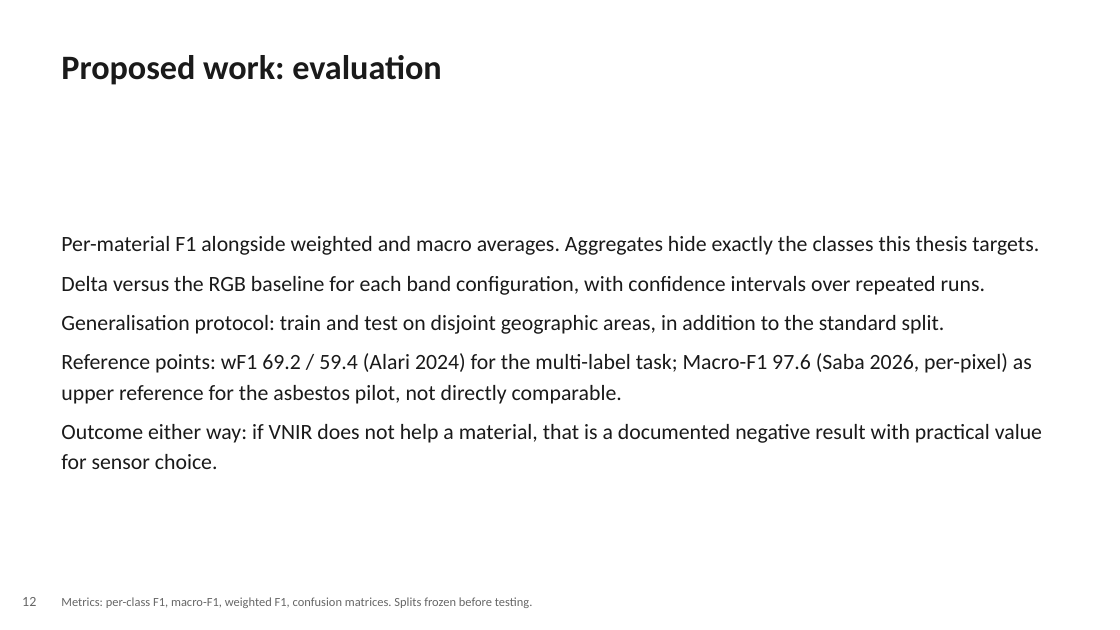
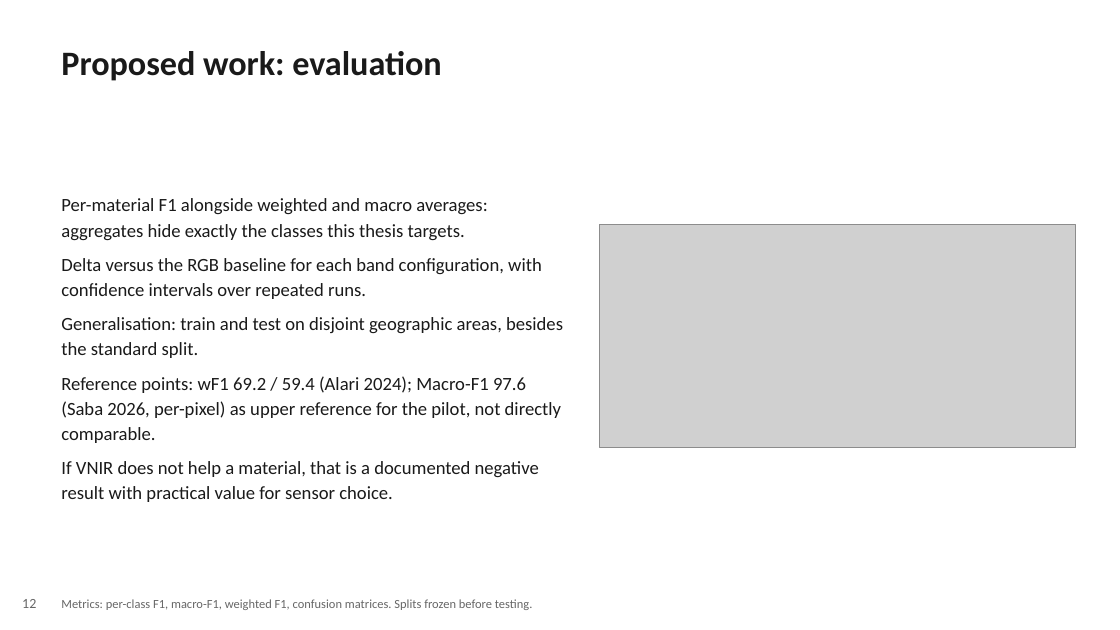
Before and after one commit to alepot55/perivallon-thesis, a slide deck: slide 12 of assets/deck_v7/deck_v7.pptx. Drawn at 1120x630 pixels with LibreOffice and Linux fonts; fonts in the diff are those of the drawing; grey boxes stand for pictures. Boxes give left, top, right and bottom in pixels: in the first picture for what was removed or moved away, otherwise in the second. Text is boxed around its words. In the diff, an @@ line names an element or a change of style, - is before the commit and + after.

Commit message:
deck v7: visual pass — real paper figures + quality diagrams
Per feedback (slides too textual, diagrams below par): 10 of 13 slides now
carry a visual. Real figures extracted from the papers with credit lines:
AerialWaste positive examples (Torres 2023, CC BY) on Context; the Alari
2024 class-sample strip on Materials; a WorldView-3 building-level asbestos
classification example (Bonifazi 2026, CC BY) on material-level related
work. Alari thesis PDF fetched from politesi into the library. New quality
diagrams: task input->model->multi-label output (with a real Alari tile),
literature-search funnel with counts, per-sensor band chart (honest
NIR1/NIR2 overlap), proposal pipeline, evaluation grid schema. All
diagrams QA'd for overflow/clipping and rebuilt where needed.

```diff
--- a/assets/deck_v7/deck_v7.pptx
+++ b/assets/deck_v7/deck_v7.pptx
@@ text "Proposed work: evaluation" at (61, 51, 441, 81): line spacing 1.15 to 1.12 @@
@@ text at (61, 198, 487, 240): text changed; size 14 to 12 pt @@
-Per-material F1 alongside weighted and macro averages. Aggregates hide exactly the classes this thesis targets.
+Per-material F1 alongside weighted and macro averages: aggregates hide exactly the classes this thesis targets.
@@ picture added at (599, 225, 1075, 448) @@
@@ text at (61, 258, 542, 299): size 14 to 12 pt in "Delta versus the RGB baseline for each ..."; line spacing 1.15 to 1.12 @@
@@ text at (61, 317, 563, 502): text changed; size 14 to 12 pt @@
-Generalisation protocol: train and test on disjoint geographic areas, in addition to the standard split.
-Reference points: wF1 69.2 / 59.4 (Alari 2024) for the multi-label task; Macro-F1 97.6 (Saba 2026, per-pixel) as upper reference for the asbestos pilot, not directly comparable.
-Outcome either way: if VNIR does not help a material, that is a documented negative result with practical value for sensor choice.
+Generalisation: train and test on disjoint geographic areas, besides the standard split.
+Reference points: wF1 69.2 / 59.4 (Alari 2024); Macro-F1 97.6 (Saba 2026, per-pixel) as upper reference for the pilot, not directly comparable.
+If VNIR does not help a material, that is a documented negative result with practical value for sensor choice.
@@ text "Metrics: per-class F1, macro-F1, weighted ..." at (61, 599, 533, 610): line spacing 1.15 to 1.12 @@
```
Also in this commit, not shown: 12 other slides changed, 14 other files.
